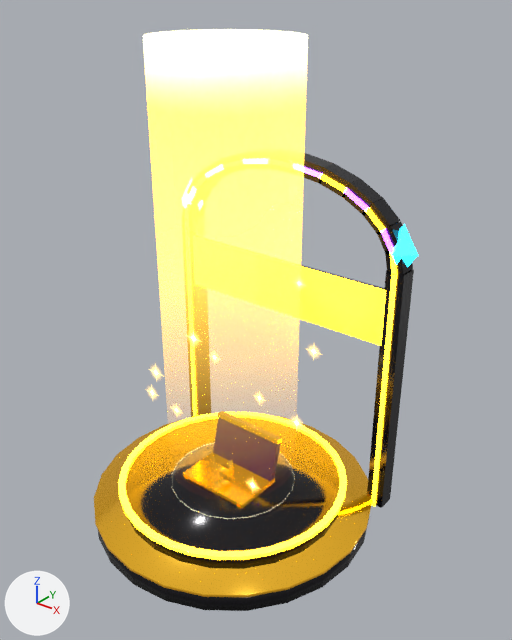
An edit to the glTF model models/treasury.glb, drawn before and after from the same camera.
Both versions are drawn from a 50 mm lens placed at (5.47, -6.31, 7.08), pointed at (0.31, 0.15, 3.08). Arrows for +X, +Y and +Z are at lower left; the lights stay in place. The older version comes first. Objects named as collision shapes, trigger or cutter boxes, shadow casters or lower levels of detail are left out. Vertices at exactly the same position are counted once.

The scene before the commit, as lines of its bpy script (objects in view):
```python
me_treasury_chest_wood = bpy.data.meshes.new('treasury_chest_wood')
me_treasury_chest_wood.from_pydata(...)  # 16 vertices, 24 faces; spans x -0.55..0.55, y -0.458..0.424, z 0.0..1.188
me_treasury_chest_wood.materials.append(mat_chest_wood)  # dark purple #3a1050
me_treasury_neon_gold = bpy.data.meshes.new('treasury_neon_gold')
me_treasury_neon_gold.from_pydata(...)  # 208 vertices, 376 faces; spans x -1.78..1.78, y -1.65..1.65, z 0.2..4.92
me_treasury_neon_gold.materials.append(mat_neon_gold)  # yellow #ffe08a, glowing orange #ffb000
me_treasury_treasure_gold = bpy.data.meshes.new('treasury_treasure_gold')
me_treasury_treasure_gold.from_pydata(...)  # 1416 vertices, 2336 faces; spans x -2.02..2.02, y -2.02..2.02, z -0.04..1.21
me_treasury_treasure_gold.materials.append(mat_treasure_gold)  # yellow #ffcb45, glowing brown #8b6000
ob_treasury_chest_wood = bpy.data.objects.new('treasury_chest_wood', me_treasury_chest_wood)
ob_treasury_chest_wood.location = (0.0, 0.0, 0.0)
ob_treasury_neon_gold = bpy.data.objects.new('treasury_neon_gold', me_treasury_neon_gold)
ob_treasury_neon_gold.location = (0.0, 0.0, 0.0)
ob_treasury_treasure_gold = bpy.data.objects.new('treasury_treasure_gold', me_treasury_treasure_gold)
ob_treasury_treasure_gold.location = (0.0, 0.0, 0.0)
# also in view: 'treasury_gem_cyan' at (0.0, 1.2, 4.05); 'treasury_kiosk_marble' at (0.0, 0.0, 2.5); 'treasury_gold_beam' at (0.0, 0.0, 3.5)
```
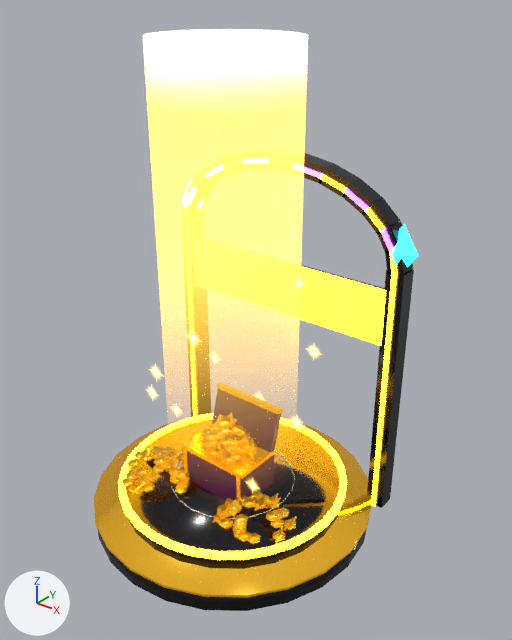
What differs and where, as boxes (x1, y1, x2, y2) in the pictures (512 x 640 px; the box of a moved part takes in the faces that stretch with it):
'treasury_treasure_gold', reshaped (15% taller)
    before: (94, 411, 372, 597)
    after: (94, 383, 372, 597)
'treasury_chest_wood', moved
    before: (184, 417, 281, 509)
    after: (182, 389, 281, 509)
part 2 of me_treasury_treasure_gold, moved or reshaped (not visible before)
    after: (236, 474, 241, 497)
part 3 of me_treasury_treasure_gold, moved or reshaped (not visible before)
    after: (183, 447, 188, 471)
part 4 of me_treasury_treasure_gold, moved or reshaped
    before: (183, 452, 275, 508)
    after: (181, 425, 275, 479)
part 5 of me_treasury_treasure_gold, moved or reshaped
    before: (217, 411, 282, 444)
    after: (217, 383, 283, 414)
part 6 of me_treasury_treasure_gold, moved or reshaped
    before: (225, 460, 234, 473)
    after: (228, 412, 234, 423)
part 7 of me_treasury_treasure_gold, moved or reshaped (not visible afterwards)
    before: (217, 464, 229, 473)
part 8 of me_treasury_treasure_gold, moved or reshaped
    before: (219, 476, 231, 485)
    after: (224, 454, 236, 463)
part 9 of me_treasury_treasure_gold, moved or reshaped
    before: (215, 480, 226, 488)
    after: (218, 418, 230, 427)
part 10 of me_treasury_treasure_gold, moved or reshaped (not visible before)
    after: (213, 432, 225, 440)
part 11 of me_treasury_treasure_gold, moved or reshaped (not visible before)
    after: (211, 423, 221, 431)
part 12 of me_treasury_treasure_gold, moved or reshaped (not visible before)
    after: (220, 426, 232, 434)
part 13 of me_treasury_treasure_gold, moved or reshaped (not visible before)
    after: (230, 453, 242, 460)
part 14 of me_treasury_treasure_gold, moved or reshaped (not visible before)
    after: (234, 428, 247, 436)
part 15 of me_treasury_treasure_gold, moved or reshaped (not visible before)
    after: (231, 425, 243, 434)
part 16 of me_treasury_treasure_gold, moved or reshaped (not visible before)
    after: (231, 437, 240, 446)
part 17 of me_treasury_treasure_gold, moved or reshaped (not visible before)
    after: (224, 438, 238, 454)
part 18 of me_treasury_treasure_gold, added
    after: (122, 416, 297, 544)

Patch to the scene script:
```diff
--- a/models/treasury.glb.py
+++ b/models/treasury.glb.py
@@ me_treasury_chest_wood @@
 # used by ob_treasury_chest_wood; location = (0.0, 0.0, 0.0)
-me_treasury_chest_wood.from_pydata(...)  # 16 vertices, 24 faces; spans x -0.55..0.55, y -0.458..0.424, z 0.0..1.188
+me_treasury_chest_wood.from_pydata(...)  # 16 vertices, 24 faces; spans x -0.55..0.55, y -0.458..0.424, z 0.5..1.688
+# me_treasury_chest_wood part 1: the whole mesh is moved by (0.0, 0.0, 0.5)
 me_treasury_chest_wood.materials.append(mat_chest_wood)
@@ me_treasury_treasure_gold @@
 # used by ob_treasury_treasure_gold; location = (0.0, 0.0, 0.0)
-me_treasury_treasure_gold.from_pydata(...)  # 1416 vertices, 2336 faces; spans x -2.02..2.02, y -2.02..2.02, z -0.04..1.21
+me_treasury_treasure_gold.from_pydata(...)  # 1692 vertices, 2788 faces; spans x -2.02..2.02, y -2.02..2.02, z 0.25..1.71
+# me_treasury_treasure_gold part 2: the loose piece of 8 vertices spanning x 0.46..0.53, y -0.47..0.27, z -0.01..0.56 is moved by (0.0, 0.0, 0.5)
+# me_treasury_treasure_gold part 3: the loose piece of 8 vertices spanning x -0.53..-0.46, y -0.47..0.27, z -0.01..0.56 is moved by (0.0, 0.0, 0.5)
+# me_treasury_treasure_gold part 4: the loose piece of 8 vertices spanning x -0.56..0.56, y -0.47..0.27, z 0.52..0.58 is moved by (0.0, 0.0, 0.5)
+# me_treasury_treasure_gold part 5: the loose piece of 8 vertices spanning x -0.56..0.56, y 0.31..0.43, z 1.12..1.21 is moved by (0.0, 0.0, 0.5)
+# me_treasury_treasure_gold part 6: the loose piece of 8 vertices spanning x -0.2..0.01, y -0.09..0.12, z 0.56..0.69 is moved by (0.03, -0.02, 0.84)
+# me_treasury_treasure_gold part 7: the loose piece of 12 vertices spanning x -0.1..0.08, y -0.27..-0.12, z 0.75..0.78 is moved by (-0.05, 0.35, 0.43)
+# me_treasury_treasure_gold part 8: the loose piece of 12 vertices spanning x -0.01..0.17, y -0.33..-0.18, z 0.61..0.64 is moved by (0.16, -0.06, 0.5)
+# me_treasury_treasure_gold part 9: the loose piece of 12 vertices spanning x -0.06..0.12, y -0.38..-0.22, z 0.55..0.58 is moved by (-0.04, 0.15, 0.96)
+# me_treasury_treasure_gold part 10: the loose piece of 12 vertices spanning x -0.12..0.06, y -0.41..-0.26, z 0.47..0.49 is moved by (0.01, 0.08, 0.88)
+# me_treasury_treasure_gold part 11: the loose piece of 12 vertices spanning x -0.33..-0.15, y -0.23..-0.07, z 0.45..0.47 is moved by (0.06, 0.03, 0.9)
+# me_treasury_treasure_gold part 12: the loose piece of 12 vertices spanning x 0.09..0.27, y -0.14..0.01, z 0.55..0.57 is moved by (-0.12, -0.14, 0.89)
+# me_treasury_treasure_gold part 13: the loose piece of 12 vertices spanning x 0.17..0.35, y -0.3..-0.15, z 0.37..0.39 is moved by (0.03, -0.03, 0.77)
+# me_treasury_treasure_gold part 14: the loose piece of 12 vertices spanning x 0.12..0.3, y -0.07..0.09, z 0.44..0.46 is moved by (-0.06, -0.01, 0.91)
+# me_treasury_treasure_gold part 15: the loose piece of 12 vertices spanning x 0.16..0.34, y -0.24..-0.08, z 0.38..0.41 is moved by (-0.12, 0.1, 1.02)
+# me_treasury_treasure_gold part 16: the loose piece of 12 vertices spanning x 0.06..0.24, y -0.42..-0.26, z 0.38..0.41 is moved by (0.03, 0.17, 0.92)
+# me_treasury_treasure_gold part 17: the loose piece of 8 vertices spanning x 0.17..0.34, y -0.38..-0.26, z 0.22..0.37 is moved by (-0.07, 0.07, 0.97)
+# me_treasury_treasure_gold part 18: 1328 vertices added at x -1.45..1.39, y -1.21..0.29, z 0.46..1.54
+# other edits to the shape of me_treasury_treasure_gold do not show in these pictures
 me_treasury_treasure_gold.materials.append(mat_treasure_gold)
```
